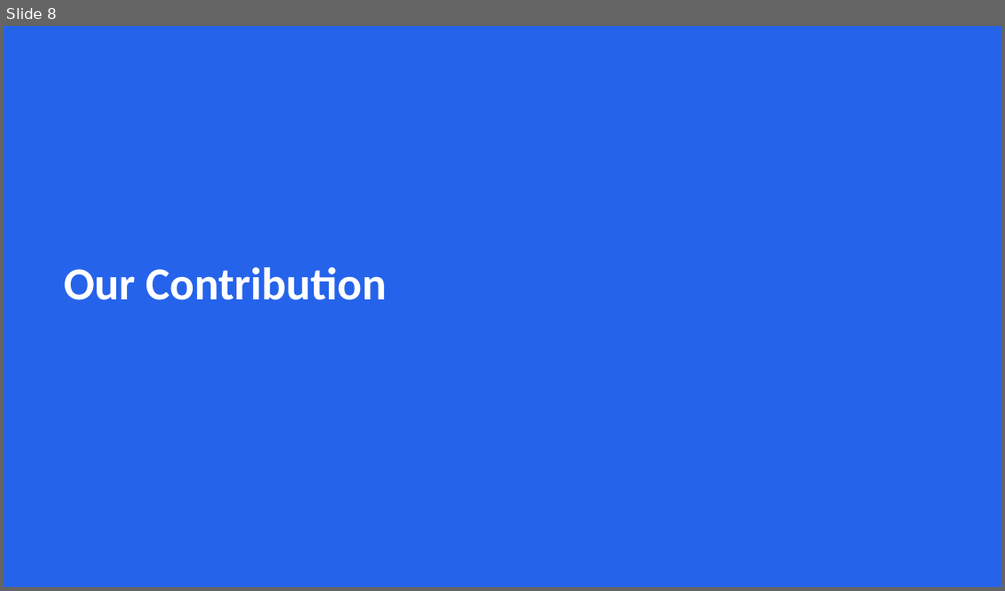
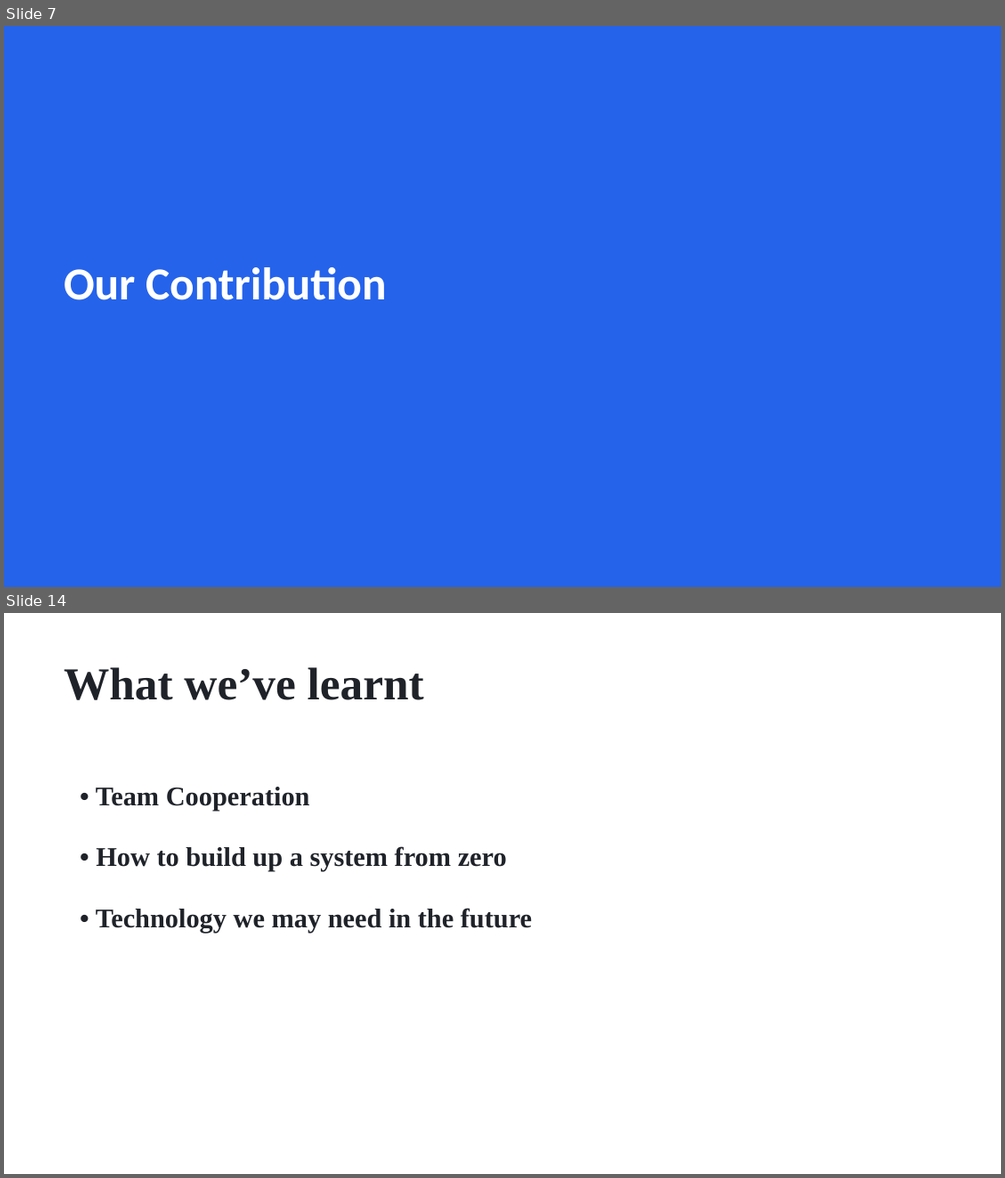
Before and after one commit to Neueda-Learning/Six, a slide deck: Payments-Processing-Presentation.pptx. Shown one above the other, each under a label of ours: slide 8 before the commit, slides 7 and 14 after it; the slides between them are not shown. The pictures are 1005x591 and 1005x1178 pixels, drawn with LibreOffice and Linux fonts; fonts in the diff are those of the drawing. Boxes give left, top, right and bottom in pixels: in the first picture for what was removed or moved away, otherwise in the second. Text is boxed around its words. In the diff, an @@ line names an element or a change of style, - is before the commit and + after.

```diff
--- a/Payments-Processing-Presentation.pptx
+++ b/Payments-Processing-Presentation.pptx
@@ slide 14 added at (x1=4, y1=613, x2=1001, y2=1174), background #FFFFFF @@
@@ text added at (x1=64, y1=667, x2=424, y2=700), 44 pt, text #1F2329, bold @@
+What we’ve learnt
@@ text added at (x1=96, y1=787, x2=532, y2=933), 26 pt, text #1F2329, bold @@
+• Team Cooperation
+• How to build up a system from zero
+• Technology we may need in the future
@@ what was slide 8 is now slide 7 @@
```
Also in this commit, not shown: 10 slides changed, 3 other slides added, 5 slides removed.
